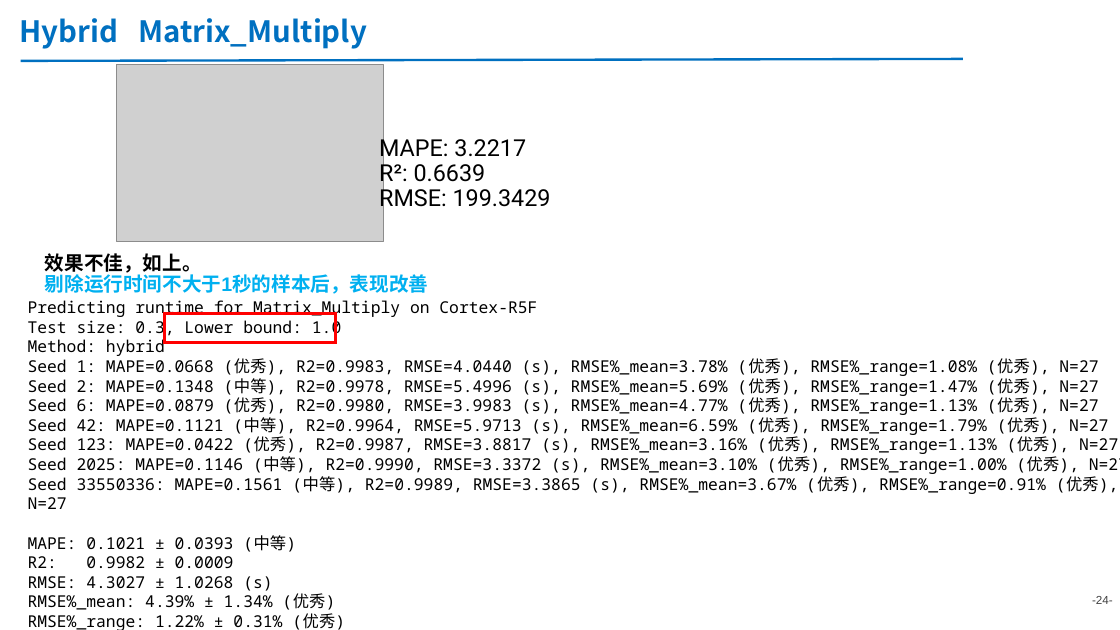
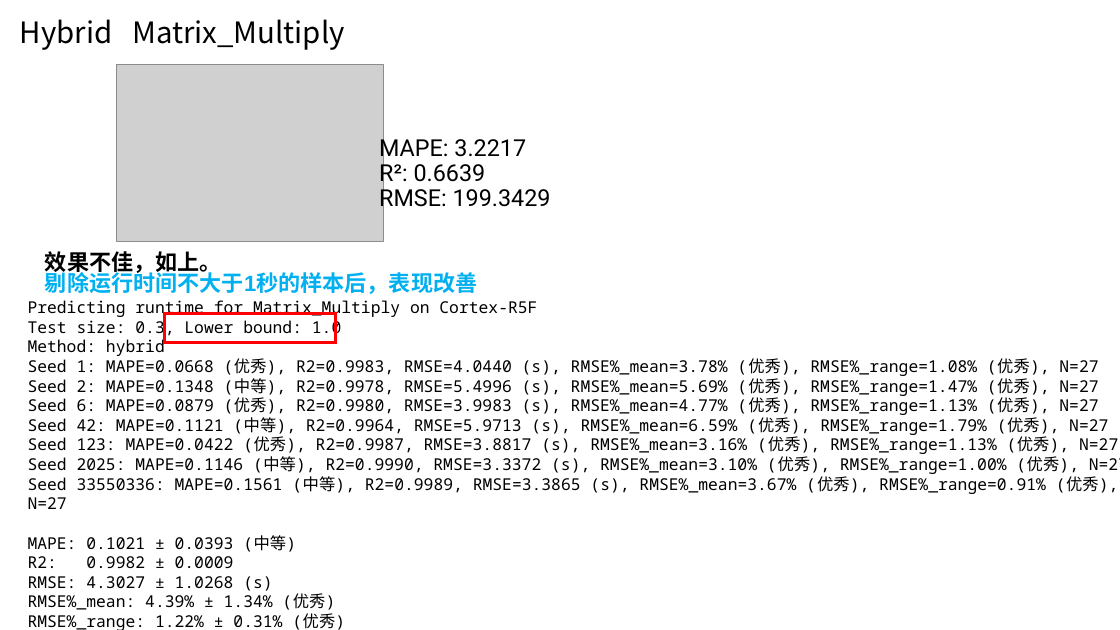
Before and after one commit to AE-26710/Time-Prediction, a slide deck: slide 24 of 20251106-同平台runtime预测-金.pptx. Drawn at 1120x630 pixels with LibreOffice and Linux fonts; fonts in the diff are those of the drawing; grey boxes stand for pictures. Boxes give left, top, right and bottom in pixels: in the first picture for what was removed or moved away, otherwise in the second. Text is boxed around its words. In the diff, an @@ line names an element or a change of style, - is before the commit and + after.

Commit message:
11/12 Update
修正kalman_op_A72.c计时函数在运行时间大于1秒时出错的问题
更新实验结果一览表与汇报PPT
添加当算子为FFT时，输出对数散点图的功能

```diff
--- a/20251106-同平台runtime预测-金.pptx
+++ b/20251106-同平台runtime预测-金.pptx
@@ title "Hybrid Matrix_Multiply" at [20, 19, 345, 50]: text colour #0070C0 to #000000, bold off; vertical alignment top to middle @@
@@ line removed from (21, 60) to (963, 59) @@
@@ text "效果不佳，如上。" at [45, 251, 477, 294]: size 16.8 to 18.9 pt; line spacing 0.9 to 0.8 @@
@@ page number removed at [1092, 596, 1113, 604] @@
--24-
```
Also in this commit, not shown: 34 other slides changed, 1 slide added, 5 other files.
